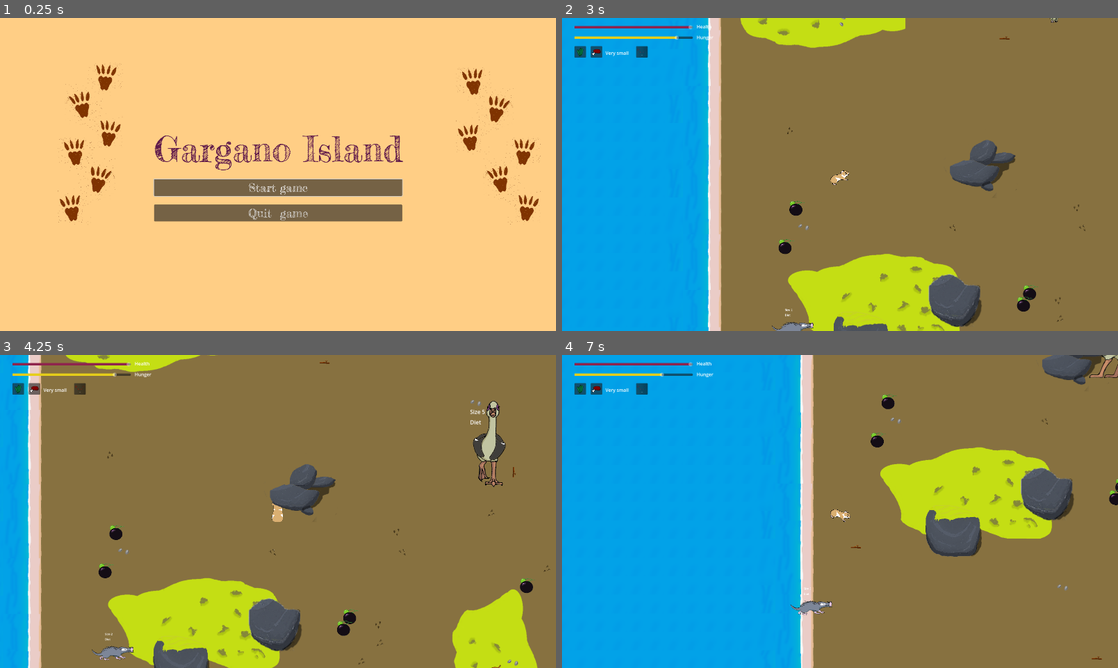
Above: before the commit, frames 1-4 (two rows, left to right).
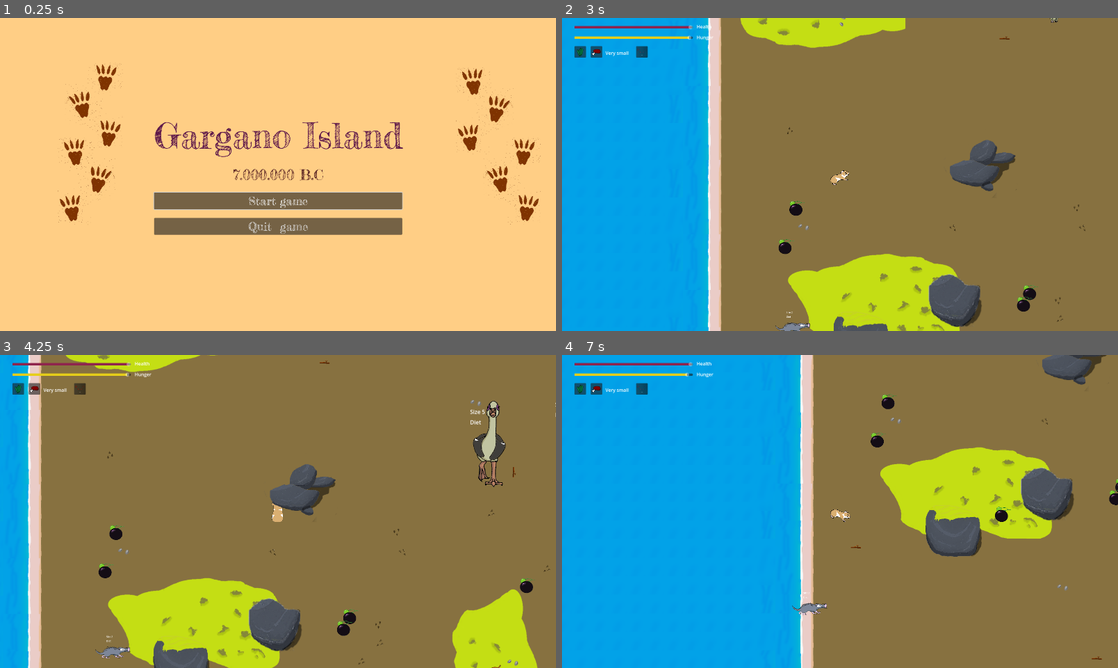
Above: after the commit, the same moments.

Repository: nialsiG/GMTK2024
Game: Godot game, scene res://scenes/start_menu.tscn
The game is run twice, just before and just after one commit, with the same random seed, the same clock (stepped at 60 frames per second) and the same inputs. The engine's default icon, where the game draws it, is replaced by a stand-in: a white triangle on a blue panel in a dark square.
Inputs:
- Up to frame 1 (0.25 s): no input
- Up to frame 2 (3 s): click "Start game" at 0.5 s; hold D (move_right) 1.28-2.03 s; tap Space (attack) at 1.35, 2.1, 2.85 s; hold S (move_down) 2.03-2.78 s; hold D (move_right) from 2.78 s (still down)
- Up to frame 3 (4.25 s): release D (move_right) at 3.53 s; hold W (move_up) from 3.53 s (still down); tap Space (attack) at 3.6 s
- Up to frame 4 (7 s): release W (move_up) at 4.28 s; hold A (move_left) 4.28-5.78 s; tap Space (attack) every 0.75 s from 4.35 to 6.6 s; hold S (move_down) 5.78-6.53 s; hold D (move_right) from 6.53 s (still down)

The runs differ from the first frame. In frame 1, 8.8% of the frame differs, in the area x 27-73%, y 33-70%; in frame 2, 0.1%; in frame 3, 0.2%; in frame 4, 0.4%.

Commit message:
Fix: resized animals Fix: reduced treble in song Feature: removed hamster food consumption on dash and associated evolution

Diff:
--- a/Gmtk 2024/scenes/Animals/Garganomis.tscn
+++ b/Gmtk 2024/scenes/Animals/Garganomis.tscn
@@ -7,11 +7,11 @@
 [ext_resource type="AudioStream" uid="uid://bqefseyajckvv" path="res://assets/Sounds/fleeing_goose.mp3" id="5_rmcm4"]
 
 [sub_resource type="CapsuleShape2D" id="CapsuleShape2D_g3ke5"]
-radius = 25.0
-height = 70.0
+radius = 50.0
+height = 150.0
 
 [sub_resource type="CircleShape2D" id="CircleShape2D_xxdnw"]
-radius = 120.0
+radius = 170.0
 
 [node name="deinogalerix2" instance=ExtResource("1_p3d56")]
 script = ExtResource("2_h5ikr")
--- a/Gmtk 2024/scenes/Animals/Mikrotia.tscn
+++ b/Gmtk 2024/scenes/Animals/Mikrotia.tscn
@@ -6,7 +6,7 @@
 [ext_resource type="AudioStream" uid="uid://dn78ts73r2lw" path="res://assets/Sounds/mouse-2.ogg" id="4_bcon0"]
 
 [sub_resource type="CircleShape2D" id="CircleShape2D_5nilg"]
-radius = 600.0
+radius = 300.0
 
 [node name="deinogalerix3" instance=ExtResource("1_qeo52")]
 script = ExtResource("2_jqakm")
--- a/Gmtk 2024/scenes/Animals/Prolagus.tscn
+++ b/Gmtk 2024/scenes/Animals/Prolagus.tscn
@@ -10,4 +10,4 @@
 [node name="Sprite2D" parent="." index="1"]
 scale = Vector2(1, 1)
 sprite_frames = ExtResource("3_ttf2r")
-animation = &"Idle_Up"
+animation = &"Right"
--- a/Gmtk 2024/scenes/Animals/Tyto.tscn
+++ b/Gmtk 2024/scenes/Animals/Tyto.tscn
@@ -1,18 +1,25 @@
-[gd_scene load_steps=6 format=3 uid="uid://bkxmx828vv8d8"]
+[gd_scene load_steps=7 format=3 uid="uid://bkxmx828vv8d8"]
 
 [ext_resource type="PackedScene" uid="uid://q25xtiarjdfc" path="res://scenes/Animals/deinogalerix.tscn" id="1_janl0"]
 [ext_resource type="SpriteFrames" uid="uid://dd3wjt3p1xdvk" path="res://assets/sprites/Animals/Tyto/Tyto.tres" id="2_88tv6"]
 [ext_resource type="Script" path="res://scripts/Animals/Tyto.gd" id="2_ixd7v"]
 [ext_resource type="AudioStream" uid="uid://brm5jraoajvxy" path="res://assets/Sounds/barn_owl_01.ogg" id="3_1a2ig"]
 
+[sub_resource type="CapsuleShape2D" id="CapsuleShape2D_wgwl8"]
+radius = 50.0
+height = 100.0
+
 [sub_resource type="CircleShape2D" id="CircleShape2D_0nywd"]
-radius = 400.0
+radius = 300.0
 
 [node name="deinogalerix4" instance=ExtResource("1_janl0")]
 scale = Vector2(1.2, 1.2)
 collision_layer = 2
 collision_mask = 2
 script = ExtResource("2_ixd7v")
+
+[node name="CollisionShape2D" parent="." index="0"]
+shape = SubResource("CapsuleShape2D_wgwl8")
 
 [node name="Sprite2D" parent="." index="1"]
 sprite_frames = ExtResource("2_88tv6")
--- a/Gmtk 2024/scenes/Animals/deinogalerix.tscn
+++ b/Gmtk 2024/scenes/Animals/deinogalerix.tscn
@@ -1,7 +1,8 @@
-[gd_scene load_steps=5 format=3 uid="uid://q25xtiarjdfc"]
+[gd_scene load_steps=6 format=3 uid="uid://q25xtiarjdfc"]
 
 [ext_resource type="Script" path="res://scripts/Animals/Deinogalerix.gd" id="1_phrg3"]
 [ext_resource type="SpriteFrames" uid="uid://buigqoc3hk2n4" path="res://assets/sprites/Animals/Deino/deinogalerix.tres" id="2_noffp"]
+[ext_resource type="AudioStream" uid="uid://dbkaq5vwsv2er" path="res://assets/Sounds/Meow1.mp3" id="3_0k1gt"]
 
 [sub_resource type="CapsuleShape2D" id="CapsuleShape2D_85bkv"]
 radius = 60.0
@@ -32,6 +33,7 @@
 max_distance = 500.0
 
 [node name="FleeingSoundPlayer" type="AudioStreamPlayer2D" parent="."]
+stream = ExtResource("3_0k1gt")
 
 [node name="SizeLabel" type="Label" parent="."]
 offset_left = -45.7143
--- a/Gmtk 2024/scenes/Generators/EvolutionChoiceGenerator.gd
+++ b/Gmtk 2024/scenes/Generators/EvolutionChoiceGenerator.gd
@@ -65,7 +65,7 @@
 	_allEvolutions.append(dietOmni)
 	_allEvolutions.append(dietCarni)
 	_allEvolutions.append(fangs)
-	_allEvolutions.append(efficiency)
+	#_allEvolutions.append(efficiency)
 	_allEvolutions.append(agility)
 	_allEvolutions.append(color)
 	_allEvolutions.append(heavyness)
--- a/Gmtk 2024/scenes/TestViewAnimals.tscn
+++ b/Gmtk 2024/scenes/TestViewAnimals.tscn
@@ -1,8 +1,10 @@
-[gd_scene load_steps=8 format=3 uid="uid://eywd4ny71022"]
+[gd_scene load_steps=10 format=3 uid="uid://eywd4ny71022"]
 
 [ext_resource type="PackedScene" uid="uid://bkxmx828vv8d8" path="res://scenes/Animals/Tyto.tscn" id="1_symas"]
 [ext_resource type="PackedScene" uid="uid://q25xtiarjdfc" path="res://scenes/Animals/deinogalerix.tscn" id="2_fm5o0"]
+[ext_resource type="PackedScene" uid="uid://di8qff821ygdf" path="res://scenes/Animals/Garganomis.tscn" id="3_ig71k"]
 [ext_resource type="PackedScene" uid="uid://dqg7jad33ecwk" path="res://scenes/Animals/Mikrotia.tscn" id="4_8rjmj"]
+[ext_resource type="PackedScene" uid="uid://bdsqtikpmbisd" path="res://scenes/Animals/Prolagus.tscn" id="5_sx5rp"]
 [ext_resource type="PackedScene" uid="uid://c3mp8p0p305a3" path="res://scenes/player.tscn" id="6_evm0s"]
 [ext_resource type="Script" path="res://scenes/Meat.gd" id="7_jkstp"]
 [ext_resource type="PackedScene" uid="uid://i8vmvgudegbb" path="res://scenes/Plants/plant_morelle.tscn" id="7_lt5kp"]
@@ -11,13 +13,13 @@
 [node name="TestViewAnimals" type="Node2D"]
 
 [node name="Tyto" parent="." instance=ExtResource("1_symas")]
-position = Vector2(981.185, 56.9692)
+position = Vector2(468, 57)
 
 [node name="deinogalerix" parent="." instance=ExtResource("2_fm5o0")]
-position = Vector2(909.185, 530.969)
+position = Vector2(1098, 32)
 
 [node name="Mikrotia" parent="." instance=ExtResource("4_8rjmj")]
-position = Vector2(1240.19, 730.969)
+position = Vector2(-118, 32)
 
 [node name="PlayerMicro" parent="." instance=ExtResource("6_evm0s")]
 position = Vector2(-617.815, -419.031)
@@ -69,3 +71,9 @@
 
 [node name="PlantGland2" parent="." instance=ExtResource("8_5kjrj")]
 position = Vector2(-848, 0)
+
+[node name="deinogalerix2" parent="." instance=ExtResource("3_ig71k")]
+position = Vector2(1547, 18)
+
+[node name="deinogalerix3" parent="." instance=ExtResource("5_sx5rp")]
+position = Vector2(790, 28)
--- a/Gmtk 2024/scenes/player.tscn
+++ b/Gmtk 2024/scenes/player.tscn
@@ -1,7 +1,8 @@
-[gd_scene load_steps=5 format=3 uid="uid://c3mp8p0p305a3"]
+[gd_scene load_steps=6 format=3 uid="uid://c3mp8p0p305a3"]
 
 [ext_resource type="Script" path="res://scripts/player.gd" id="1_8cnlt"]
 [ext_resource type="SpriteFrames" uid="uid://cgwmfc675gf35" path="res://assets/sprites/player.tres" id="2_bg7yk"]
+[ext_resource type="AudioStream" uid="uid://b5jpn4ewu00v5" path="res://assets/Sounds/swing3.wav" id="4_adu8u"]
 [ext_resource type="AudioStream" uid="uid://w8jgorboi33h" path="res://assets/Sounds/Ate.wav" id="7_7nei2"]
 
 [sub_resource type="CapsuleShape2D" id="CapsuleShape2D_ifsr4"]
@@ -34,3 +35,6 @@
 
 [node name="EatingSound" type="AudioStreamPlayer2D" parent="."]
 stream = ExtResource("7_7nei2")
+
+[node name="DashSound" type="AudioStreamPlayer" parent="."]
+stream = ExtResource("4_adu8u")
--- a/Gmtk 2024/scenes/start_menu.tscn
+++ b/Gmtk 2024/scenes/start_menu.tscn
@@ -1,11 +1,17 @@
-[gd_scene load_steps=7 format=3 uid="uid://f0jqo5i07ilx"]
+[gd_scene load_steps=9 format=3 uid="uid://f0jqo5i07ilx"]
 
 [ext_resource type="Script" path="res://scripts/start_menu.gd" id="1_riksi"]
 [ext_resource type="Texture2D" uid="uid://cklvio3iby23j" path="res://assets/sprites/Other/Steps.png" id="2_ago1e"]
 [ext_resource type="LabelSettings" uid="uid://d0xafy67rfe8g" path="res://resources/labels/title1.tres" id="2_sr5fs"]
 [ext_resource type="Theme" uid="uid://cy4ctfdd5em41" path="res://resources/buttons/button_theme.tres" id="3_jex88"]
+[ext_resource type="FontFile" uid="uid://cu62feaxfcqk8" path="res://assets/fonts/FrederickatheGreat-Regular.ttf" id="5_qj008"]
 [ext_resource type="AudioStream" uid="uid://dpox0yxacwbcs" path="res://assets/Sounds/aggresive_goose.mp3" id="5_wla5a"]
 [ext_resource type="SpriteFrames" uid="uid://cgwmfc675gf35" path="res://assets/sprites/player.tres" id="6_2iajs"]
+
+[sub_resource type="LabelSettings" id="LabelSettings_6q3vm"]
+font = ExtResource("5_qj008")
+font_size = 50
+font_color = Color(0.301961, 0.0941176, 0.109804, 1)
 
 [node name="start_menu" type="Node"]
 process_mode = 3
@@ -56,6 +62,12 @@
 label_settings = ExtResource("2_sr5fs")
 horizontal_alignment = 1
 
+[node name="Label2" type="Label" parent="CanvasLayer/VBoxContainer"]
+layout_mode = 2
+text = "7.000.000 B.C"
+label_settings = SubResource("LabelSettings_6q3vm")
+horizontal_alignment = 1
+
 [node name="start_button" type="Button" parent="CanvasLayer/VBoxContainer"]
 layout_mode = 2
 focus_neighbor_top = NodePath("../quit_button2")
--- a/Gmtk 2024/scenes/world.gd
+++ b/Gmtk 2024/scenes/world.gd
@@ -139,6 +139,7 @@
 		if (_currentAnimals[i] == animal):
 			return i
 	return -1
+
 func OnPlayerDeath():
 	var tree = get_tree()
 	tree.paused = true
--- a/Gmtk 2024/scripts/Animals/Deinogalerix.gd
+++ b/Gmtk 2024/scripts/Animals/Deinogalerix.gd
@@ -9,3 +9,4 @@
 	UpdateSize()
 	UpdateIdleFactor()
 	DisplaySize()
+	_fleeingSoundPlayer = get_node("ChasingSoundPlayer")
--- a/Gmtk 2024/scripts/animal.gd
+++ b/Gmtk 2024/scripts/animal.gd
@@ -40,7 +40,7 @@
 			scaleCoeff = 0.3
 			hungerCoeff = 0.6
 		enums.Size.SMALL:
-			scaleCoeff = 0.6
+			scaleCoeff = 0.5
 			hungerCoeff = 0.7
 		enums.Size.MEDIUMSMALL:
 			scaleCoeff = 0.8
--- a/Gmtk 2024/scripts/enemy.gd
+++ b/Gmtk 2024/scripts/enemy.gd
@@ -6,7 +6,7 @@
 @onready var timer = 0
 
 @export var MAX_IDLE_TIME: float = 3
-@export var MAX_MOVE_TIME: float = 5
+@export var MAX_MOVE_TIME: float = 3
 @export var MAX_FLEEING_TIME: float = 8
 @export var MAX_CHASING_TIME: float = 6
 
@@ -35,7 +35,7 @@
 			var sizeValue = GetSizeValue()
 			var animalSizeValue = animal.GetSizeValue()
 			if (sizeValue < animalSizeValue && animal.diet != enums.Diet.vegetarian):
-				hit(animalSizeValue - sizeValue)
+				hit(clamp(1, (animalSizeValue - sizeValue) /2, sizeValue))
 			elif(sizeValue > animalSizeValue && diet != enums.Diet.vegetarian):
 				animal.hit(sizeValue - animalSizeValue)
 
@@ -140,10 +140,10 @@
 
 
 func OnAreaEntered(area):
-	if (!(area.get_parent() is Consumable)):
+	if (!(area is Consumable)):
 		return
 
-	var consumable = area.get_parent() as Consumable
+	var consumable = area as Consumable
 	if(diet != consumable.incompatibleDiet):
 		current_state = state.CHASING
 		relationToTarget = enums.Relationship.PREDATOR
--- a/Gmtk 2024/scripts/player.gd
+++ b/Gmtk 2024/scripts/player.gd
@@ -16,10 +16,12 @@
 var blink_limit : float = 0.1
 var  _speedEvolCoef : float = 1.2
 var _eatingSoundPlayer : AudioStreamPlayer2D
+var _dashSoundPlayer : AudioStreamPlayer
 
 func _ready():
 	sprite = get_node("Sprite2D")
 	_eatingSoundPlayer = get_node("EatingSound")
+	_dashSoundPlayer = get_node("DashSound")
 	current_size = enums.Size.VERYSMALL
 	_invincibilityTimer = get_node("InvincibilityTimer")
 	_invincibilityTimer.connect("timeout", OnIFrameTimeOut)
@@ -44,17 +46,19 @@
 			var sizeValue = GetSizeValue()
 			var animalSizeValue= animal.GetSizeValue()
 			if (sizeValue < animalSizeValue && !_isInvincible):
-				hit(animalSizeValue - sizeValue)
+				hit((animalSizeValue - sizeValue) /2)
 			elif (sizeValue > animalSizeValue && diet != enums.Diet.vegetarian):
 				animal.hit(sizeValue - animalSizeValue)
 	ManageDashCoolDown(delta)
 	get_input_axis()
 
-	if (axis != Vector2.ZERO && Input.is_action_just_pressed("attack") && !(_isDashing || _isDashInRecovery)):
+	if (axis != Vector2.ZERO && Input.is_action_just_pressed("attack")
+	&& !(_isDashing || _isDashInRecovery)):
 		_isDashing = true
+		_dashSoundPlayer.play()
 		_dashAxis = axis
 		UpdatedDashCooldown.emit(false)
-		eat(-_dashFoodCost * GetSizeValue(), enums.FoodType.Consumed)
+		#eat(-_dashFoodCost * GetSizeValue(), enums.FoodType.Consumed)
 
 	UpdateState(axis)
 	UpdateSprite()
@@ -133,6 +137,8 @@
 	Fed.emit(amount * GetFoodCoef(foodType))
 
 func hit(amount : int):
+	if (amount >= maxHealth && maxHealth > 1 && currentHealth == maxHealth):
+		amount = maxHealth - 1
 	if (!_isInvincible):
 		AddHealth(-amount)
 		if (currentHealth <= 0):
Not shown, added: Gmtk 2024/assets/Sounds/Meow1.mp3.import
Not shown, added: Gmtk 2024/assets/Sounds/Voix 016.mp3.import
Not shown, added: Gmtk 2024/assets/Sounds/swing3.wav.import
Not shown, added: Gmtk 2024/assets/Sounds/Meow1.mp3
Not shown, changed: Gmtk 2024/assets/Sounds/SwanIsland.mp3
Not shown, added: Gmtk 2024/assets/Sounds/Voix 016.mp3
Not shown, added: Gmtk 2024/assets/Sounds/swing3.wav
